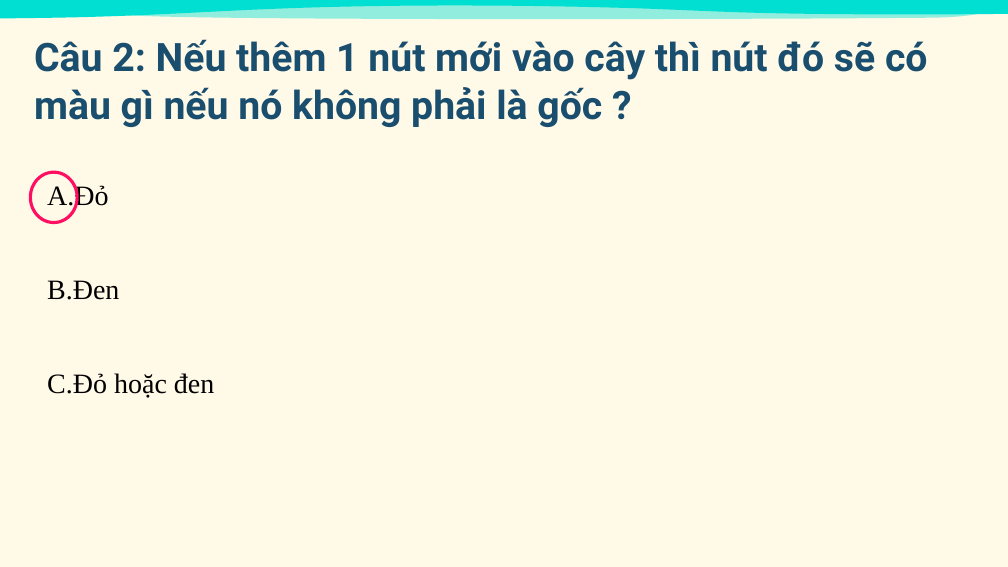
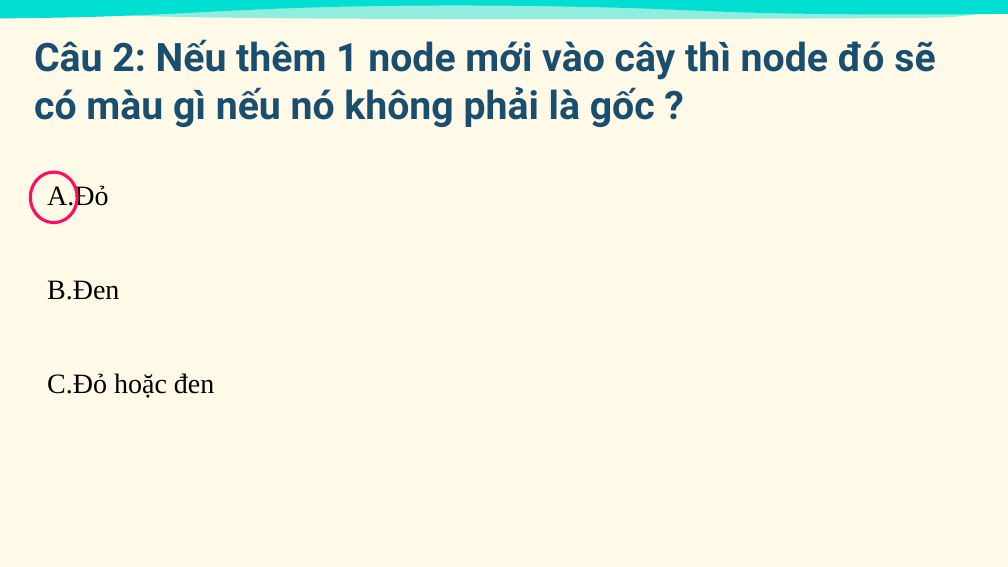
Before and after one commit to thinh-shito/Red-Black-Tree-Visualiztion, a slide deck: slide 3 of RBT_Quiz.pptx. Drawn at 1008x567 pixels with LibreOffice and Linux fonts; fonts in the diff are those of the drawing. Boxes give left, top, right and bottom in pixels: in the first picture for what was removed or moved away, otherwise in the second. Text is boxed around its words. In the diff, an @@ line names an element or a change of style, - is before the commit and + after.

```diff
--- a/RBT_Quiz.pptx
+++ b/RBT_Quiz.pptx
@@ text at box(34, 39, 935, 127): text changed @@
-Câu 2: Nếu thêm 1 nút mới vào cây thì nút đó sẽ có màu gì nếu nó không phải là gốc ?
+Câu 2: Nếu thêm 1 node mới vào cây thì node đó sẽ có màu gì nếu nó không phải là gốc ?
```
Also in this commit, not shown: 14 other slides changed.
